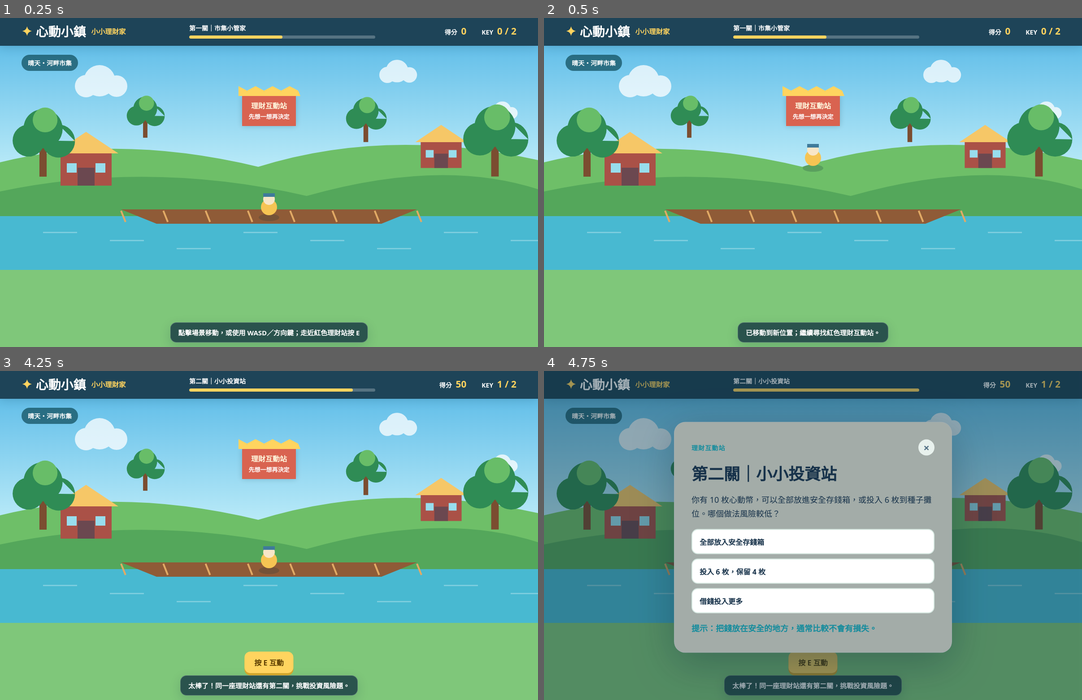
Above: before the commit, frames 1-4 (two rows, left to right).
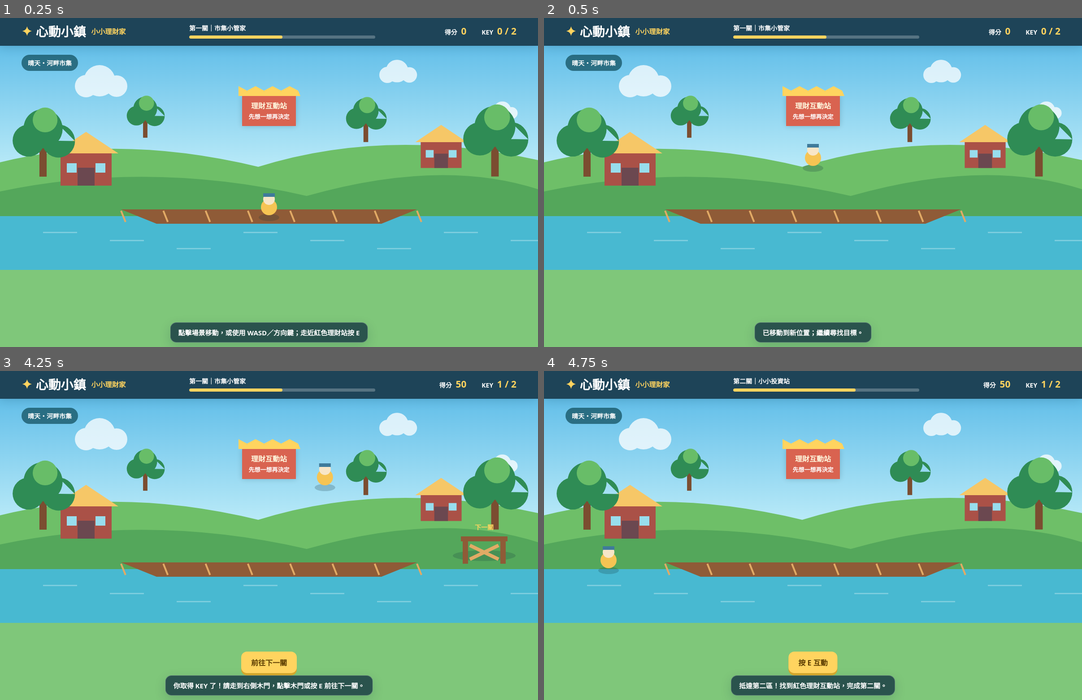
Above: after the commit, the same moments.

Repository: ujh-del/game2
Game: browser game, page web/index.html
Two runs of this game, one before a commit and one after it. Both use one fixed random seed, a clock stepped at 60 frames per second and the inputs below.
Inputs (mouse positions are in pixels of both pictures, inside the frame that each line leads up to):
- Up to frame 1 (0.25 s): no input
- Up to frame 2 (0.5 s): click (813, 159) at 0.27 s
- Up to frame 3 (4.25 s): hold Right 1.03-1.53 s; click (269, 532) at 1.07 s; hold Down 1.58-1.85 s; click (161, 489) at 1.67 s; hold Left 1.9-2.47 s; click (376, 476) at 2.27 s; hold Up 2.52-2.82 s; tap E at 2.52 s; click (349, 555) at 2.87 s; hold Right 2.87-3.53 s; click (134, 568) at 3.47 s; hold Up 3.58-3.82 s; hold Left from 3.87 s (still down); click (269, 466) at 4.07 s
- Up to frame 4 (4.75 s): release Left at 4.3 s; hold Down 4.35-4.68 s; click "按 E 互動" (after the commit: "前往下一關") at 4.52 s; click (974, 522) at 4.67 s; hold Right from 4.73 s (still down)

Frame 1 is identical in both runs. In frame 2, 0.7% of the frame differs, in the area x 36-64%, y 92-99%; in frame 3, 2.1%; in frame 4, 91%, in the area x 0-100%, y 2-100%.

Commit message:
Add walkable gate between game levels

Diff:
--- a/web/app.js
+++ b/web/app.js
@@ -21,7 +21,7 @@
   { title:'第一關｜市集小管家', prompt:'你有 20 枚心動幣，想買 12 枚的果汁。買完後還剩幾枚？', options:['6 枚','8 枚','10 枚'], correct:1, hint:'用 20 減掉 12，想想錢包還剩多少。', lesson:'先計算支出，再確認剩餘資金。' },
   { title:'第二關｜小小投資站', prompt:'你有 10 枚心動幣，可以全部放進安全存錢箱，或投入 6 枚到種子攤位。哪個做法風險較低？', options:['全部放入安全存錢箱','投入 6 枚，保留 4 枚','借錢投入更多'], correct:0, hint:'把錢放在安全的地方，通常比較不會有損失。', lesson:'投資前先保留需要的錢，並了解風險。' }
 ];
-const state = { level:0, score:0, keys:0, answered:false, player:{x:.5,y:.72}, station:{x:.5,y:.28}, keysDown:new Set() };
+const state = { level:0, score:0, keys:0, answered:false, awaitingNext:false, player:{x:.5,y:.72}, station:{x:.5,y:.28}, gate:{x:.9,y:.63}, keysDown:new Set() };
 
 function resize(){ const dpr=Math.min(devicePixelRatio||1,2); canvas.width=canvas.clientWidth*dpr; canvas.height=canvas.clientHeight*dpr; ctx.setTransform(dpr,0,0,dpr,0,0); draw(); }
 window.addEventListener('resize', resize); resize();
@@ -35,6 +35,7 @@
   ctx.fillStyle='#48b9d1'; ctx.fillRect(0,h*.76,w,h*.24); ctx.fillStyle='rgba(255,255,255,.28)'; for(let i=0;i<8;i++) ctx.fillRect((i*149+w*.08)%w,h*.83+(i%3)*18,76,3);
   drawBridge(w*.50,h*.73,w*.55); drawCabin(w*.16,h*.48,1); drawCabin(w*.82,h*.43,.8); drawTree(w*.08,h*.37,1.15); drawTree(w*.92,h*.36,1.2); drawTree(w*.27,h*.28,.7); drawTree(w*.68,h*.29,.75);
   const sx=state.station.x*w, sy=state.station.y*h; drawStation(sx,sy);
+  if(state.awaitingNext) drawGate(state.gate.x*w,state.gate.y*h);
   const px=state.player.x*w, py=state.player.y*h; drawPlayer(px,py);
 }
 function drawCloud(x,y,s){ ctx.fillStyle='rgba(255,255,255,.75)'; ctx.beginPath(); ctx.arc(x,y,25*s,0,7); ctx.arc(x+30*s,y-12*s,35*s,0,7); ctx.arc(x+68*s,y,24*s,0,7); ctx.fill(); }
@@ -42,18 +43,22 @@
 function drawCabin(x,y,s){ ctx.fillStyle='#aa5147'; ctx.fillRect(x-57*s,y,x*0+114*s,72*s); ctx.fillStyle='#f6c767'; ctx …(277 unchanged characters)…
 function drawBridge(x,y,width){ ctx.fillStyle='#8f5b37'; ctx.beginPath(); ctx.moveTo(x-width/2,y); ctx.lineTo(x+width/2 …(268 unchanged characters)…
 function drawStation(x,y){ ctx.save(); ctx.translate(x,y); ctx.shadowColor='rgba(20,50,60,.22)'; ctx.shadowBlur=12; ctx …(448 unchanged characters)…
+function drawGate(x,y){ ctx.save(); ctx.translate(x,y); ctx.fillStyle='rgba(20,50,60,.20)'; ctx.beginPath(); ctx.ellipse(0,35,70,12,0,0,7); ctx.fill(); ctx.fillStyle='#8f5b37'; ctx.fillRect(-48,-4,12,57); ctx.fillRect(36,-4,12,57); ctx.fillRect(-52,-8,104,11); ctx.fillStyle='#ffd45f'; ctx.font='bold 14px sans-serif'; ctx.textAlign='center'; ctx.fillText('下一關',0,-23); ctx.strokeStyle='#e2aa65'; ctx.lineWidth=8; ctx.beginPath(); ctx.moveTo(-32,12); ctx.lineTo(32,43); ctx.moveTo(32,12); ctx.lineTo(-32,43); ctx.stroke(); ctx.restore(); }
 function drawPlayer(x,y){ ctx.save(); ctx.translate(x,y); ctx.fillStyle='rgba(20,50,60,.22)'; ctx.beginPath(); ctx.elli …(255 unchanged characters)…
 
 function updateHud(){ scoreText.textContent=state.score; keyText.textContent=`${state.keys} / 2`; levelText.textContent=questions[state.level].title; progressBar.style.width=`${state.level===0?50:100}%`; }
 function nearStation(){ return Math.hypot(state.player.x-state.station.x,state.player.y-state.station.y)<.13; }
+function nearGate(){ return Math.hypot(state.player.x-state.gate.x,state.player.y-state.gate.y)<.14; }
 function openQuestion(){ if(state.answered) return; state.answered=true; const q=questions[state.level]; questionTitle. …(343 unchanged characters)…
-function answer(index){ const q=questions[state.level]; cons …(312 unchanged characters)… wered=false; if(state.level===0){ state.level=1; state.player={x:.5,y:.72}; hint.textContent='太棒了！同一座理財站還有第二關，挑戰投資風險題。'; updateHud(); draw(); } else showResult(); },1200);  …(248 unchanged characters)…
+function answer(index){ const q=questions[state.level]; cons …(312 unchanged characters)… wered=false; if(state.level===0){ state.awaitingNext=true; interact.textContent='前往下一關'; hint.textContent='你取得 KEY 了！請走到右側木門，點擊木門或按 E 前往下一關。'; draw(); } else showResult(); },1200);  …(248 unchanged characters)…
 function showResult(){ finalScore.textContent=state.score; resultMessage.textContent=`你取得 ${state.keys} 把 KEY，完成了兩個理財挑戰。記得：理財不是賭運氣，而是先規劃、再決定！`; resultCard.hidden=false; hint.textContent='學習紀錄已完成：規劃、保留、理解風險。'; }
-function restartGame(){ state.level=0; state.score=0; state.keys=0; state.answered=false; state.player={x:.5,y:.72}; questionCard.hidden=true; resultCard.hidden=true; hint.textContent='點擊場景移動，或使用 WASD／方向鍵；走近紅色理財站按 E'; updateHud(); draw(); }
+function advanceLevel(){ if(!state.awaitingNext) return; state.awaitingNext=false; state.level=1; state.player={x:.12,y:.72}; interact.textContent='按 E 互動'; hint.textContent='抵達第二區！找到紅色理財互動站，完成第二關。'; updateHud(); draw(); }
+function handleInteract(){ if(state.awaitingNext && nearGate()) advanceLevel(); else if(!state.awaitingNext && nearStation()) openQuestion(); }
+function restartGame(){ state.level=0; state.score=0; state.keys=0; state.answered=false; state.awaitingNext=false; state.player={x:.5,y:.72}; questionCard.hidden=true; resultCard.hidden=true; interact.textContent='按 E 互動'; hint.textContent='點擊場景移動，或使用 WASD／方向鍵；走近紅色理財站按 E'; updateHud(); draw(); }
 
-function move(){ if(state.answered||!resultCard.hidden) retu …(332 unchanged characters)… .82,state.player.y+dy/mag*.008)); const n=nearStation(); interact.hidden=!n; if(n) hint.textContent='理財互動站就在眼前，點擊它或按 E 開始挑戰！'; else if(moving) hint.textContent='繼續尋找紅色理財互動站，靠近後可點擊或按 E。'; draw(); requestAnimationFrame(move); }
+function move(){ if(state.answered||!resultCard.hidden) retu …(332 unchanged characters)… .82,state.player.y+dy/mag*.008)); const targetNear=state.awaitingNext?nearGate():nearStation(); interact.hidden=!targetNear; if(targetNear) hint.textContent=state.awaitingNext?'下一關木門就在眼前，點擊木門或按 E 前往！':'理財互動站就在眼前，點擊它或按 E 開始挑戰！'; else if(moving) hint.textContent=state.awaitingNext?'走到右側木門，才能前往下一關。':'繼續尋找紅色理財互動站，靠近後可點擊或按 E。'; draw(); requestAnimationFrame(move); }
 const keyMap={w:'up',arrowup:'up',s:'down',arrowdown:'down',a:'left',arrowleft:'left',d:'right',arrowright:'right'};
-window.addEventListener('keydown',e=>{ const k=keyMap[e.key.toLowerCase()]; if(k){e.preventDefault();state.keysDown.add(k);} if(e.key.toLowerCase()==='e'&&nearStation())openQuestion(); }); window.addEventListener('keyup',e=>{const k=keyMap[e.key.toLowerCase()];if(k)state.keysDown.delete(k);});
-canvas.addEventListener('click', e => { if(state.answered || …(119 unchanged characters)…  y=(e.clientY-rect.top)/rect.height; if(Math.hypot(x-state.station.x,y-state.station.y)<.16){ openQuestion(); return; } state.player={x,y:Math.max(.16,Math.min(.82,y))}; interact.hidden=!nearStation(); hint.textContent=nearStation()?'理財互動站就在眼前，點擊它或按 E 開始挑戰！':'已移動到新位置；繼續尋找紅色理財互動站。'; draw(); });
+window.addEventListener('keydown',e=>{ const k=keyMap[e.key.toLowerCase()]; if(k){e.preventDefault();state.keysDown.add(k);} if(e.key.toLowerCase()==='e')handleInteract(); }); window.addEventListener('keyup',e=>{const k=keyMap[e.key.toLowerCase()];if(k)state.keysDown.delete(k);});
+canvas.addEventListener('click', e => { if(state.answered || …(119 unchanged characters)…  y=(e.clientY-rect.top)/rect.height; if(state.awaitingNext && Math.hypot(x-state.gate.x,y-state.gate.y)<.18){ advanceLevel(); return; } if(!state.awaitingNext && Math.hypot(x-state.station.x,y-state.station.y)<.16){ openQuestion(); return; } state.player={x,y:Math.max(.16,Math.min(.82,y))}; const targetNear=state.awaitingNext?nearGate():nearStation(); interact.hidden=!targetNear; hint.textContent=targetNear?(state.awaitingNext?'下一關木門就在眼前，點擊木門或按 E 前往！':'理財互動站就在眼前，點擊它或按 E 開始挑戰！'):'已移動到新位置；繼續尋找目標。'; draw(); });
 document.querySelectorAll('[data-key]').forEach(b=>{ const k=b.dataset.key; ['pointerdown','touchstart'].forEach(ev=>b. …(195 unchanged characters)…
-interact.addEventListener('click',openQuestion); closeQuestion.addEventListener('click',()=>{questionCard.hidden=true;state.answered=false;}); restart.addEventListener('click',restartGame); updateHud(); move();
+interact.addEventListener('click',handleInteract); closeQuestion.addEventListener('click',()=>{questionCard.hidden=true;state.answered=false;}); restart.addEventListener('click',restartGame); updateHud(); move();
